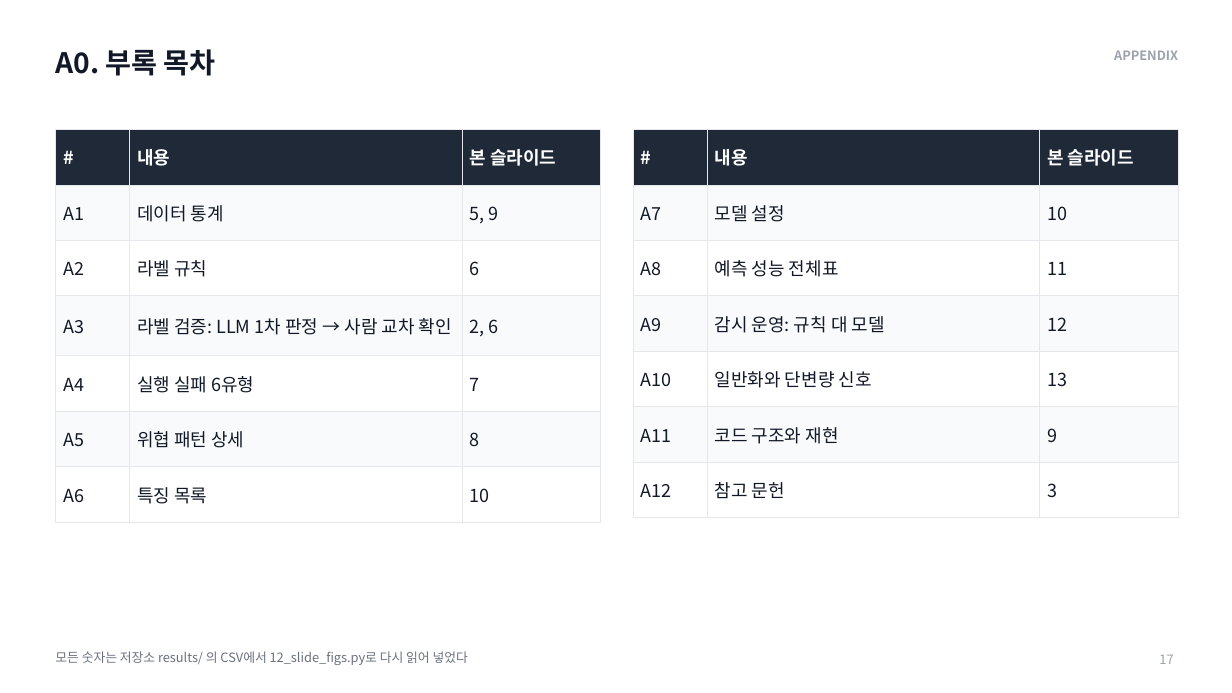
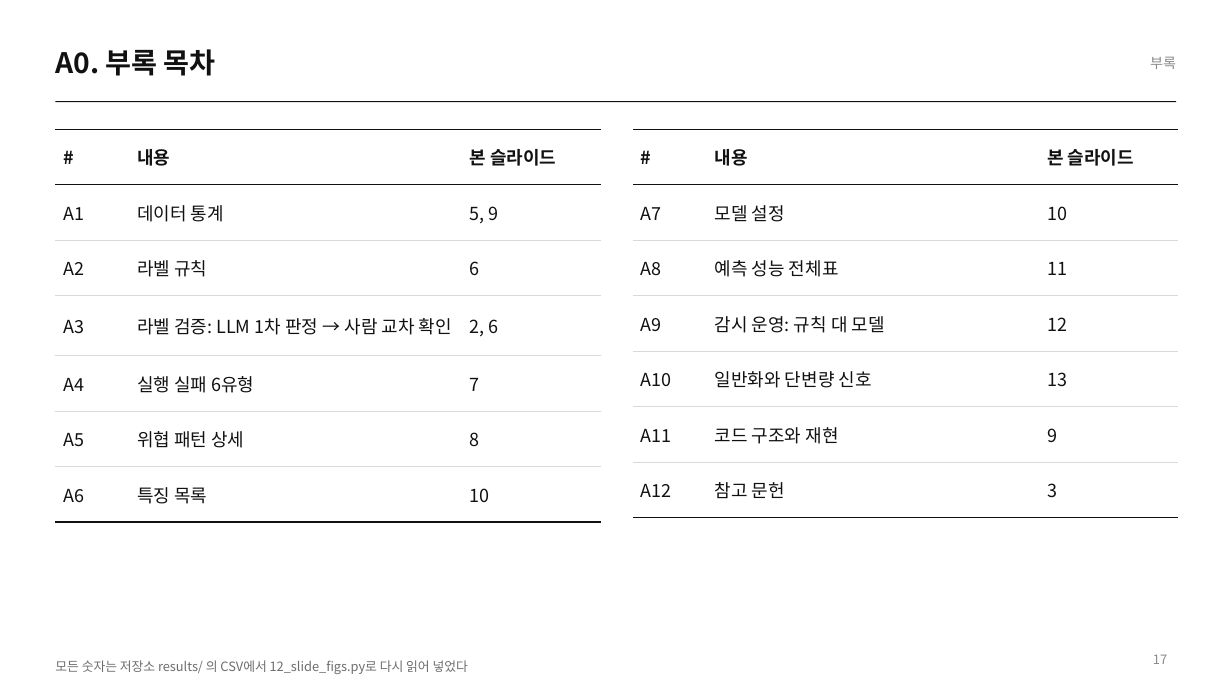
Before and after one commit to jeonbinggu/bigdata-agent-failure-prediction, a slide deck: slide 17 of slides/27팀_발표.pptx. Drawn at 1232x693 pixels with LibreOffice and Linux fonts; fonts in the diff are those of the drawing. Boxes give left, top, right and bottom in pixels: in the first picture for what was removed or moved away, otherwise in the second. Text is boxed around its words. In the diff, an @@ line names an element or a change of style, - is before the commit and + after.

```diff
--- a/slides/27팀_발표.pptx
+++ b/slides/27팀_발표.pptx
@@ title "A0. 부록 목차" at [55, 49, 216, 76]: text colour #111827 to #111111 @@
@@ text removed at [1114, 50, 1178, 60] @@
-APPENDIX
@@ text added at [1150, 57, 1176, 69], 11 pt, text #8A8A8A @@
+부록
@@ line added from (55, 102) to (1177, 102), #111111 0.75 pt @@
@@ table at [55, 129, 601, 508] @@
@@ fill #1F2937 to none in row 1 @@
@@ fill #F9FAFB to none in 9 cells @@
@@ fill #FFFFFF to none in 9 cells @@
@@ text colour #FFFFFF to #111111 in "#", "내용", "본 슬라이드" @@
@@ text colour #111827 to #111111 in "A1", "데이터 통계", "5, 9", "A2" and 14 more places @@
@@ borders changed @@
@@ table at [633, 129, 1178, 503] @@
@@ fill #1F2937 to none in row 1 @@
@@ fill #F9FAFB to none in 9 cells @@
@@ fill #FFFFFF to none in 9 cells @@
@@ text colour #FFFFFF to #111111 in "#", "내용", "본 슬라이드" @@
@@ text colour #111827 to #111111 in "A7", "모델 설정", "10", "A8" and 14 more places @@
@@ borders changed @@
@@ text "모든 숫자는 저장소 results/ 의 ...": place and size @@
-text "모든 숫자는 저장소 results/ 의 ..." at [55, 651, 468, 665]
+text "모든 숫자는 저장소 results/ 의 ..." at [55, 660, 468, 674]
@@ text "모든 숫자는 저장소 results/ 의 ..." at [55, 660, 468, 674]: text colour #6B7280 to #6E6E6E; vertical alignment middle to bottom @@
@@ page number at [1153, 654, 1167, 664]: text colour #9CA3AF to #8A8A8A; alignment left to right @@
```
Also in this commit, not shown: 28 other slides changed, 3 other files.
